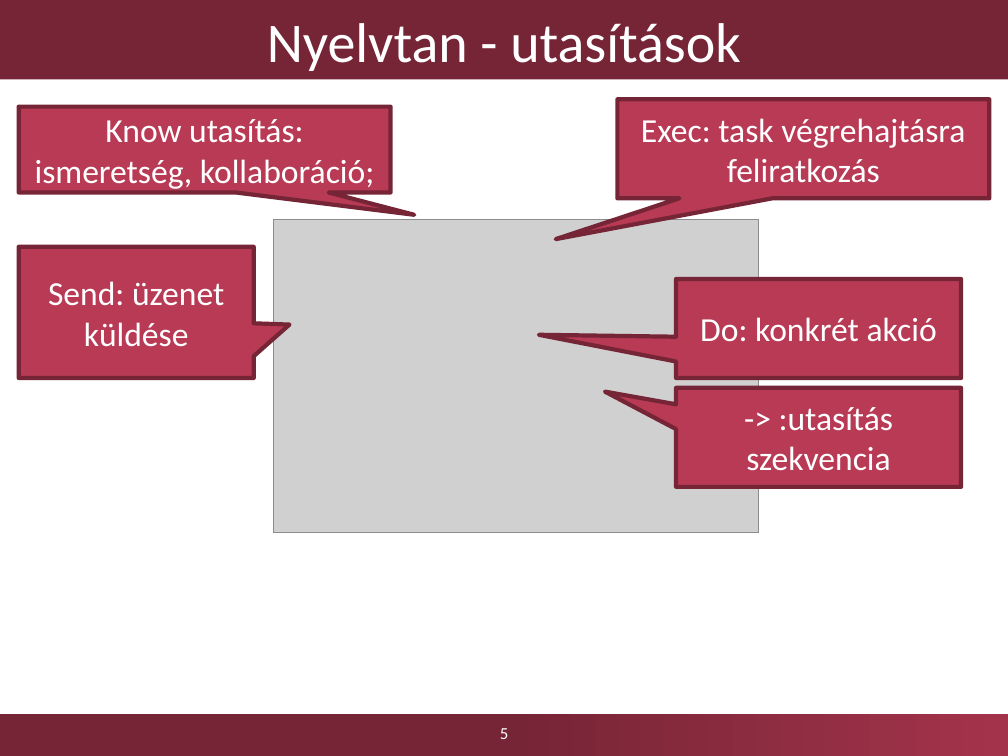
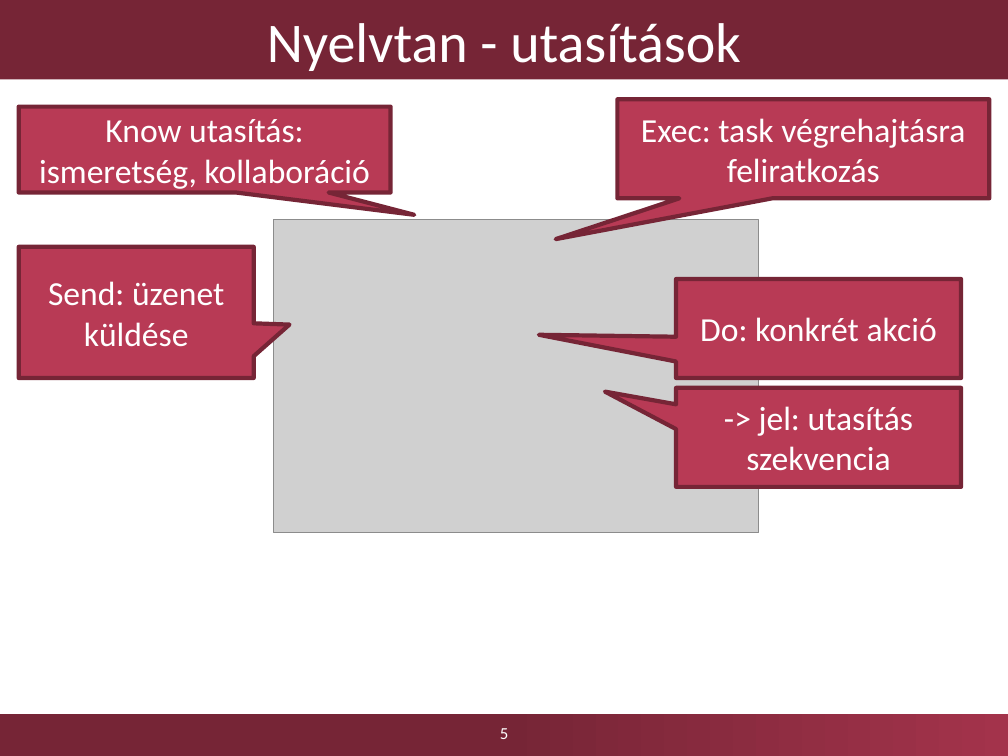
Before and after one commit to FTSRG-MDSD/MDSD-2016-ztz, a slide deck: slide 5 of doc/prezi/hw2/ztz-presentation.pptx. Drawn at 1008x756 pixels with LibreOffice and Linux fonts; fonts in the diff are those of the drawing; grey boxes stand for pictures; background and template pictures are left out. Boxes give left, top, right and bottom in pixels: in the first picture for what was removed or moved away, otherwise in the second. Text is boxed around its words. In the diff, an @@ line names an element or a change of style, - is before the commit and + after.

```diff
--- a/doc/prezi/hw2/ztz-presentation.pptx
+++ b/doc/prezi/hw2/ztz-presentation.pptx
@@ text in speech box at <box>39,119,369,191</box>: text changed @@
-Know utasítás: ismeretség, kollaboráció;
+Know utasítás: ismeretség, kollaboráció
@@ text in speech box at <box>746,406,913,471</box>: text changed @@
--> :utasítás szekvencia
+-> jel: utasítás szekvencia
```
Also in this commit, not shown: 7 other slides changed.
